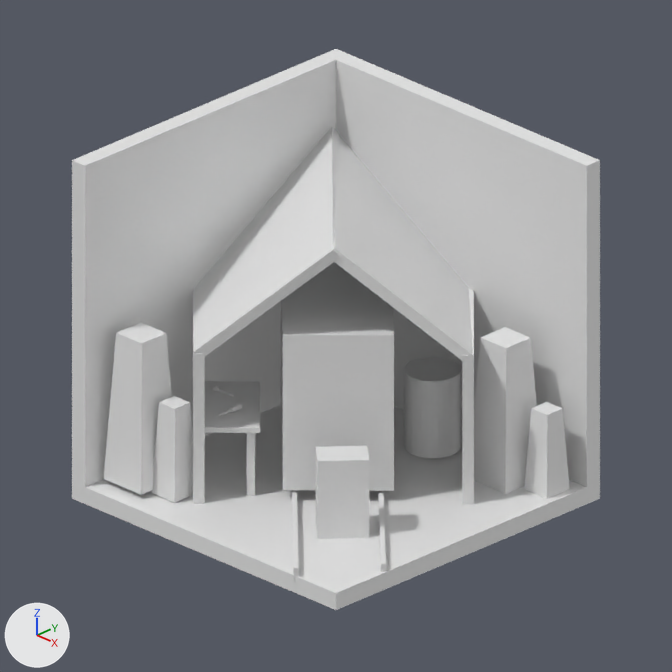
Two versions of the Blender file Королёв Егор/3D/Base_Room_королёв егор.blend, one commit apart.
Both versions are drawn from the file's camera 'Camera'. The lights are fixed; the arrows at lower left show +X, +Y and +Z. The picture after the commit comes second.
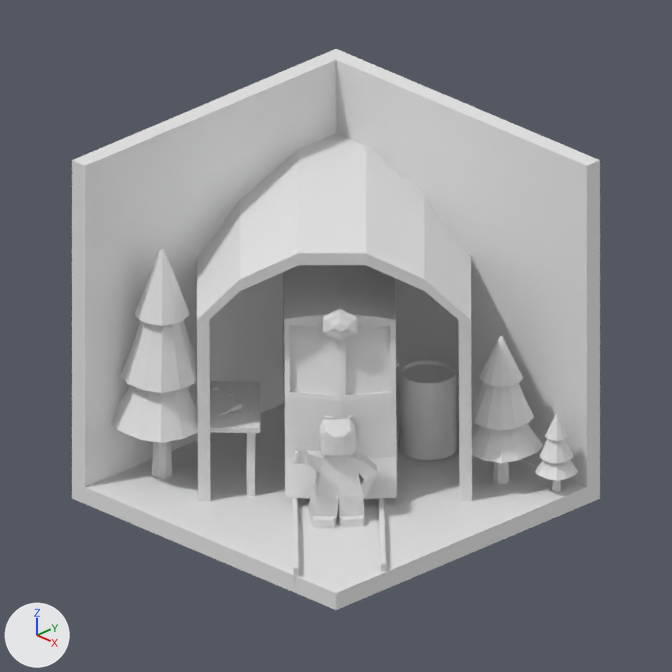
What differs and where, as boxes (x1, y1, x2, y2) in the pictures (672 x 672 px):
'Cube.003', reshaped, moved, turned, rescaled: before (193, 352, 205, 504); after (197, 134, 472, 501)
'Cube.005', reshaped, moved, rescaled, turned: before (334, 136, 473, 360); after (111, 249, 198, 478)
'Cube.002', reshaped, moved: before (281, 262, 394, 491); after (283, 265, 400, 499)
'Cube.006', reshaped, moved, turned, rescaled: before (193, 127, 340, 356); after (293, 435, 301, 464)
'Cube.007', reshaped, moved (12% wider, 11% shorter): before (474, 327, 537, 494); after (472, 336, 543, 484)
'Cube.015', deleted: before (104, 322, 172, 495)
'Cube.014', reshaped, moved (63% wider, 18% taller): before (316, 446, 369, 539); after (291, 418, 378, 528)
'Cylinder', moved: before (404, 357, 461, 458); after (400, 359, 457, 460)
'Cube.016', deleted: before (151, 396, 193, 503)
'Cube.004', reshaped, moved, rescaled, turned: before (462, 289, 474, 505); after (534, 414, 579, 492)
'Cube.008', deleted: before (524, 402, 570, 499)

Patch to the scene script:
```diff
--- a/Королёв Егор/3D/Base_Room_королёв егор.blend.py
+++ b/Королёв Егор/3D/Base_Room_королёв егор.blend.py
@@ me_cube_003 @@
 # used by ob_cube_002; location = (-0.35, 1.08, 1.9); rotation_euler = (0.0, 0.0, 0.809), in degrees (0, 0, 46); scale = (1.0, 1.0, 1.08)
-me_cube_003.from_pydata(...)  # 8 vertices, 6 faces; spans x -2.0..1.08, y -2.31..4.84, z -1.0..3.26
+me_cube_003.from_pydata(...)  # 407 vertices, 361 faces; spans x -2.0..1.12, y -2.81..5.46, z -1.13..3.74
+# me_cube_003 part 1: 6 vertices removed from x -2.0..1.08, y -2.31..4.84, z -1.0..3.26; 405 vertices added at x -2.0..1.12, y -2.81..5.46, z -1.13..3.74
@@ me_cube_005 @@
 # used by ob_cube_004; location = (1.45, 4.82, 1.37); rotation_euler = (0.0, 0.0, 0.837), in degrees (0, 0, 48)
-me_cube_005.from_pydata(...)  # 8 vertices, 6 faces; spans x -1.24..-0.69, y -3.78..1.02, z -1.0..3.53
+me_cube_005.from_pydata(...)  # 108 vertices, 98 faces; spans x -1.0..1.0, y -0.99..0.99, z -1.0..3.39
+# me_cube_005 part 5: 8 vertices removed from x -1.24..-0.69, y -3.78..1.02, z -1.0..3.53; 108 vertices added at x -1.0..1.0, y -0.99..0.99, z -1.0..3.39
@@ me_cube_006 @@
 # used by ob_cube_005; location = (-1.73, 6.21, 6.1); rotation_euler = (-3.239, 3.989, -2.259), in degrees (-186, 229, -129)
-me_cube_006.from_pydata(...)  # 8 vertices, 6 faces; spans x -1.39..-0.64, y -7.11..1.17, z -1.33..3.53
+me_cube_006.from_pydata(...)  # 108 vertices, 98 faces; spans x -1.0..1.0, y -0.99..0.99, z -1.0..3.39
+# me_cube_006 part 6: 8 vertices removed from x -1.39..-0.64, y -7.11..1.17, z -1.33..3.53; 108 vertices added at x -1.0..1.0, y -0.99..0.99, z -1.0..3.39
@@ me_cube_012 @@
-me_cube_012.from_pydata(...)  # 8 vertices, 6 faces; spans x -0.71..0.71, y -0.72..0.72, z -1.0..3.31
+me_cube_012.from_pydata(...)  # 108 vertices, 98 faces; spans x -1.0..1.0, y -0.99..0.99, z -1.0..3.39
+# me_cube_012 part 2: 8 vertices removed from x -0.71..0.71, y -0.72..0.72, z -1.0..3.31; 108 vertices added at x -1.0..1.0, y -0.99..0.99, z -1.0..3.39
@@ me_cube_019 @@
 # used by ob_cube_014; location = (2.33, -2.09, 1.62); rotation_euler = (0.0, 0.0, 0.848), in degrees (0, 0, 49); scale = (0.692, 0.457, 1.17)
-me_cube_019.from_pydata(...)  # 8 vertices, 6 faces; spans x -1.0..1.0, y -1.0..1.0, z -1.0..1.0
+me_cube_019.from_pydata(...)  # 110 vertices, 107 faces; spans x -1.51..1.93, y -1.01..1.65, z -1.24..1.13
+# me_cube_019 part 3: the whole mesh is rebuilt
@@ me_cube_022 @@
 # used by ob_cube_003; location = (-3.68, -0.26, 1.4); rotation_euler = (0.0, 0.0, 0.837), in degrees (0, 0, 48)
-me_cube_022.from_pydata(...)  # 8 vertices, 6 faces; spans x -1.24..-0.69, y -3.78..1.02, z -1.0..3.53
+me_cube_022.from_pydata(...)  # 32 vertices, 30 faces; spans x -3.39..4.44, y -6.08..1.46, z -6.62..1.14
+# me_cube_022 part 4: the whole mesh is rebuilt
@@ me_cube_023 @@
 # used by ob_cube_006; location = (-5.53, 2.42, 5.04); rotation_euler = (-3.082, 2.252, -2.274), in degrees (-177, 129, -130)
-me_cube_023.from_pydata(...)  # 8 vertices, 6 faces; spans x -1.39..-0.64, y -7.11..1.17, z -1.33..3.53
+me_cube_023.from_pydata(...)  # 60 vertices, 52 faces; spans x -3.8..1.0, y -1.0..1.0, z -1.0..1.0
+# me_cube_023 part 7: 8 vertices removed from x -1.39..-0.64, y -7.11..1.17, z -1.33..3.53; 60 vertices added at x -3.8..1.0, y -1.0..1.0, z -1.0..1.0
@@ ob_cube_002 @@
 ob_cube_002 = bpy.data.objects.new('Cube.002', me_cube_003)
-ob_cube_002.location = (-0.35, 1.08, 1.9)
+ob_cube_002.location = (-0.35, 1.17, 1.97)
 ob_cube_002.rotation_euler = (0.0, 0.0, 0.809)  # degrees (0, 0, 46)
@@ ob_cube_004 @@
 ob_cube_004 = bpy.data.objects.new('Cube.004', me_cube_005)
-ob_cube_004.location = (1.45, 4.82, 1.37)
-ob_cube_004.rotation_euler = (0.0, 0.0, 0.837)  # degrees (0, 0, 48)
+ob_cube_004.location = (4.53, 3.82, 0.94)
+ob_cube_004.scale = (0.524, 0.524, 0.524)
@@ ob_cube_005 @@
 ob_cube_005 = bpy.data.objects.new('Cube.005', me_cube_006)
-ob_cube_005.location = (-1.73, 6.21, 6.1)
-ob_cube_005.rotation_euler = (-3.239, 3.989, -2.259)  # degrees (-186, 229, -129)
+ob_cube_005.location = (-3.65, -2.94, 1.78)
+ob_cube_005.scale = (1.21, 1.29, 1.58)
@@ ob_cube_007 @@
 ob_cube_007 = bpy.data.objects.new('Cube.007', me_cube_012)
-ob_cube_007.location = (3.07, 3.37, 1.35)
+ob_cube_007.location = (3.07, 3.19, 1.35)
@@ ob_cube_008 @@
-ob_cube_008 = bpy.data.objects.new('Cube.008', me_cube_013)
@@ ob_cube_014 @@
 ob_cube_014 = bpy.data.objects.new('Cube.014', me_cube_019)
-ob_cube_014.location = (2.33, -2.09, 1.62)
+ob_cube_014.location = (1.6, -1.52, 1.91)
 ob_cube_014.rotation_euler = (0.0, 0.0, 0.848)  # degrees (0, 0, 49)
@@ ob_cylinder @@
 ob_cylinder = bpy.data.objects.new('Cylinder', me_cylinder_001)
-ob_cylinder.location = (0.37, 3.28, 1.35)
+ob_cylinder.location = (0.37, 3.12, 1.35)
 ob_cylinder.scale = (0.763, 0.763, 0.763)
@@ ob_cube_003 @@
 ob_cube_003 = bpy.data.objects.new('Cube.003', me_cube_022)
-ob_cube_003.location = (-3.68, -0.26, 1.4)
-ob_cube_003.rotation_euler = (0.0, 0.0, 0.837)  # degrees (0, 0, 48)
+ob_cube_003.location = (0.16, 0.48, 6.68)
+ob_cube_003.rotation_euler = (0.0, 0.0, -2.356)  # degrees (0, 0, -135)
+ob_cube_003.scale = (0.942, 1.0, 1.0)
@@ ob_cube_006 @@
 ob_cube_006 = bpy.data.objects.new('Cube.006', me_cube_023)
-ob_cube_006.location = (-5.53, 2.42, 5.04)
-ob_cube_006.rotation_euler = (-3.082, 2.252, -2.274)  # degrees (-177, 129, -130)
+ob_cube_006.location = (1.38, -2.88, 2.63)
+ob_cube_006.rotation_euler = (1.27, 1.406, 3.657)  # degrees (73, 81, 210)
+ob_cube_006.scale = (0.173, 0.0682, 0.0697)
@@ ob_cube_015 @@
-ob_cube_015 = bpy.data.objects.new('Cube.015', me_cube_024)
@@ ob_cube_016 @@
-ob_cube_016 = bpy.data.objects.new('Cube.016', me_cube_025)
```
